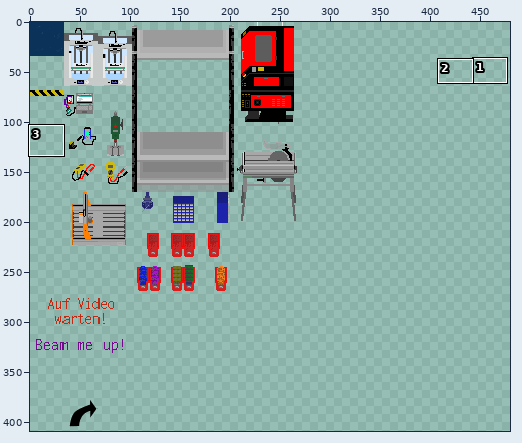
File history of a sprite sheet, tileset_unikat.png. The first picture is a wide view before the edit; the outline marks the close-up.
Close-up. As it was:
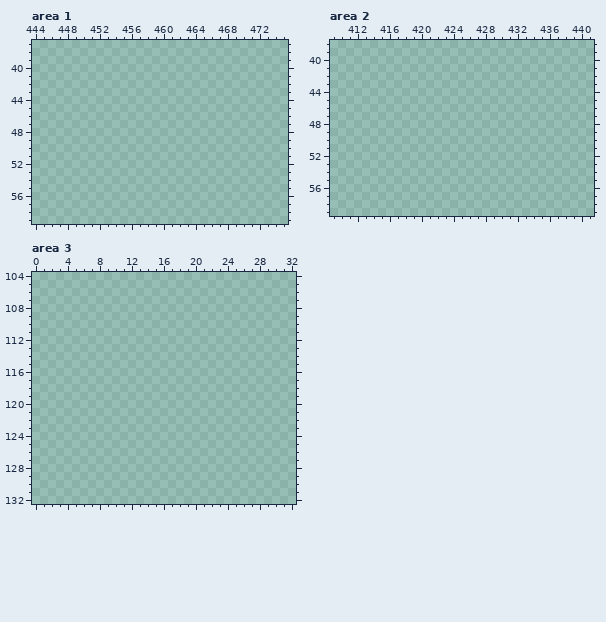
The file is 544x544 pixels. Pixels under 10% opacity are left out. Colours within 5 levels of each other are drawn and written as one. Shown: area 1: x 444..475, y 37..59; area 2: x 409..441, y 38..59; area 3: x 0..32, y 104..132. The wide view leaves out empty margins. The commit also changed other parts of the picture, which this record leaves out.
And afterwards:
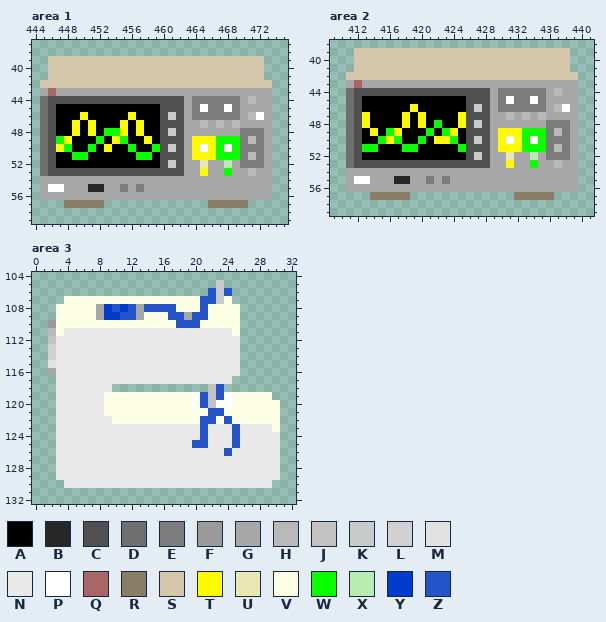
Palette (. is transparent): A #000000  B #272727  C #505050  D #6f6f6f  E #7c7c7c  F #9b9b9b  G #a7a7a7  H #b9b9b9  J #c4c1c1  K #c6cac8  L #d0d0d0  M #e2e2e2  N #e9e9e9  P #ffffff  Q #a96666  R #897d65  S #d5c7ac  T #fffa00  U #ebe7b2  V #fdffe4  W #09ff00  X #b7ebb2  Y #003ccb  Z #2454c7
What changed:
Changed rows in their new state; - is an unchanged pixel.
Area 1:
first column x 445:
39 -SSSSSSSSSSSSSSSSSSSSSSSSSSS-
40 -SSSSSSSSSSSSSSSSSSSSSSSSSSS-
41 -SSSSSSSSSSSSSSSSSSSSSSSSSSS-
42 SSSSSSSSSSSSSSSSSSSSSSSSSSSSS
43 GQGGGGGGGGGGGGGGGGGGGGGGGGGGG
44 DCCCCCCCCCCCCCCCCCGEEEEEEGHGG
45 DCAAAAAAAAAAAAACCCGEPEEPEGGGG
46 DCAAATAAAAATAAACKCGEEEEEEGHPG
47 DCAATATAAATATAACCCGGHGHGHGGGG
48 DCAATATAWWTATAACKCGGGGGGGEEEG
49 DCWTAAAWATWAATACCCGTTTWWWEHEG
50 DCTWAAWATAAWAAWCKCGTPTWPWEEEG
51 DCAAWWAAAAAAWWACCCGTTTWWWEHEG
52 DCAAAAAAAAAAAAACKCGGUGGXGEEEG
53 DCCCCCCCCCCCCCCCCCGGTGGWGGHGG
54 GGGGGGGGGGGGGGGGGGGGGGGGGGGGG
55 GPPGGGBBGGEGEGGGGGGGGGGGGGGGG
56 GGGGGGGGGGGGGGGGGGGGGGGGGGGGG
57 ---RRRRR-------------RRRRR---
Area 2:
first column x 411:
39 -SSSSSSSSSSSSSSSSSSSSSSSSSSS-
40 -SSSSSSSSSSSSSSSSSSSSSSSSSSS-
41 -SSSSSSSSSSSSSSSSSSSSSSSSSSS-
42 SSSSSSSSSSSSSSSSSSSSSSSSSSSSS
43 GQGGGGGGGGGGGGGGGGGGGGGGGGGGG
44 DCCCCCCCCCCCCCCCCCGEEEEEEGHGG
45 DCAAAAAAAAAAAAACCCGEPEEPEGGGG
46 DCAAAAAATAAAAAACKCGEEEEEEGHPG
47 DCTAAAATATAAAATCCCGGHGHGHGGGG
48 DCTAAAATATAWAATCKCGGGGGGGEEEG
49 DCATAWTAAAWAWTACCCGTTTWWWEHEG
50 DCAAWTWAAWATTWACKCGTPTWPWEEEG
51 DCWWAAAWWAAAAAWCCCGTTTWWWEHEG
52 DCAAAAAAAAAAAAACKCGGUGGXGEEEG
53 DCCCCCCCCCCCCCCCCCGGTGGWGGHGG
54 GGGGGGGGGGGGGGGGGGGGGGGGGGGGG
55 GPPGGGBBGGEGEGGGGGGGGGGGGGGGG
56 GGGGGGGGGGGGGGGGGGGGGGGGGGGGG
57 ---RRRRR-------------RRRRR---
Area 3:
first column x 2:
105 ---------------------K-------
106 --------------------ZKZ------
107 --VVVVVVVVVVVVVVVVVZZKV------
108 -VVVVVGYZYZGZZZZVVVZVVVV-----
109 -VVVVVGYYZZGVVVZZGZZVVVV-----
110 FVVVVVVVVVVVVVVVZZZVVVVV-----
111 HVNNNNNNNNNNNNNNNNNNNNNV-----
112 JNNNNNNNNNNNNNNNNNNNNNNN-----
113 LNNNNNNNNNNNNNNNNNNNNNNN-----
114 LNNNNNNNNNNNNNNNNNNNNNNN-----
115 MNNNNNNNNNNNNNNNNNNNNNNN-----
116 GNNNNNNNNNNNNNNNNNNNNNNN-----
117 -NNNNNNNNNNNNNNNNNNNNNN------
118 -NNNNNNN------------JZ-------
119 -NNNNNNVVVVVVVVVVVPZJZPVVVVV-
120 -NNNNNNVVVVVVVVVVVPZJPPVVVVVV
121 -NNNNNNVVVVVVVVVVVVVZZVVVVVVV
122 -NNNNNNNVVVVVVVVVVVZZVZVVVVVV
123 -NNNNNNNNNNNNNNNNNNZNNNZNNNNV
124 -NNNNNNNNNNNNNNNNNNZNNNZNNNNN
125 -NNNNNNNNNNNNNNNNNZZNNNZNNNNN
126 -NNNNNNNNNNNNNNNNNNNNNZNNNNNN
127 -NNNNNNNNNNNNNNNNNNNNNNNNNNNN
128 -NNNNNNNNNNNNNNNNNNNNNNNNNNNN
129 -NNNNNNNNNNNNNNNNNNNNNNNNNNNN
130 --NNNNNNNNNNNNNNNNNNNNNNNNNN-
Boxes around the changes in both close-ups, in picture pixels (x1, y1, x2, y2):
added: (40, 56, 272, 208)
added: (346, 48, 578, 200)
added: (48, 280, 280, 488)
